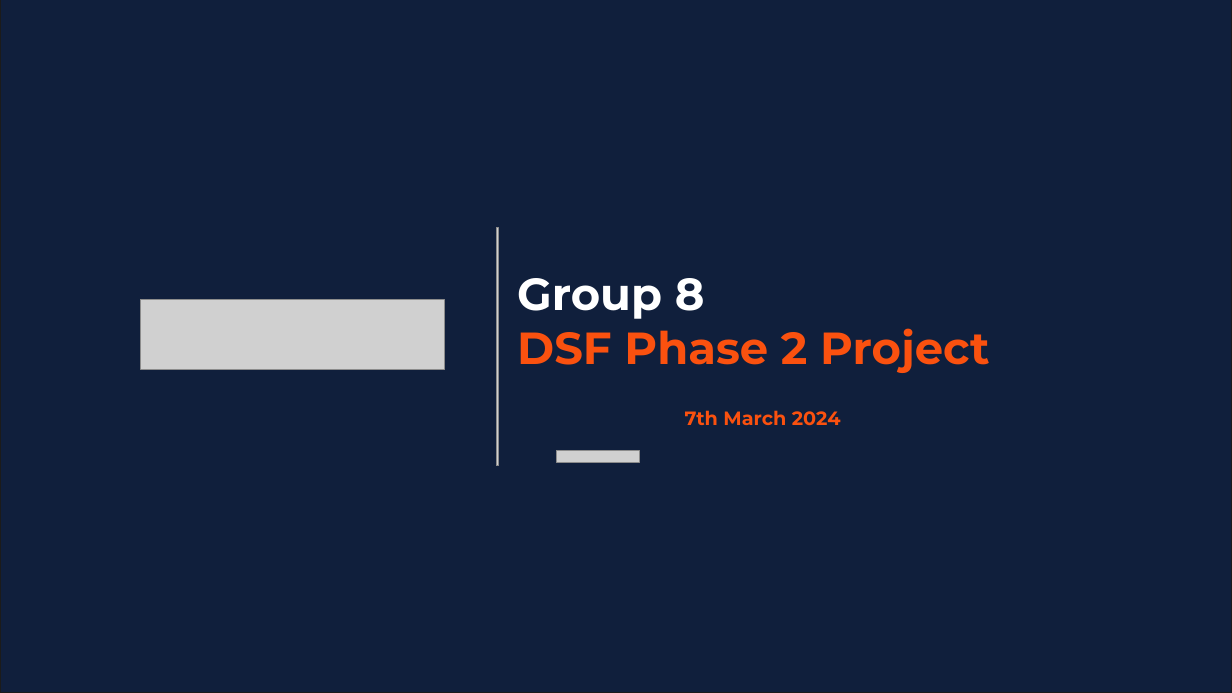
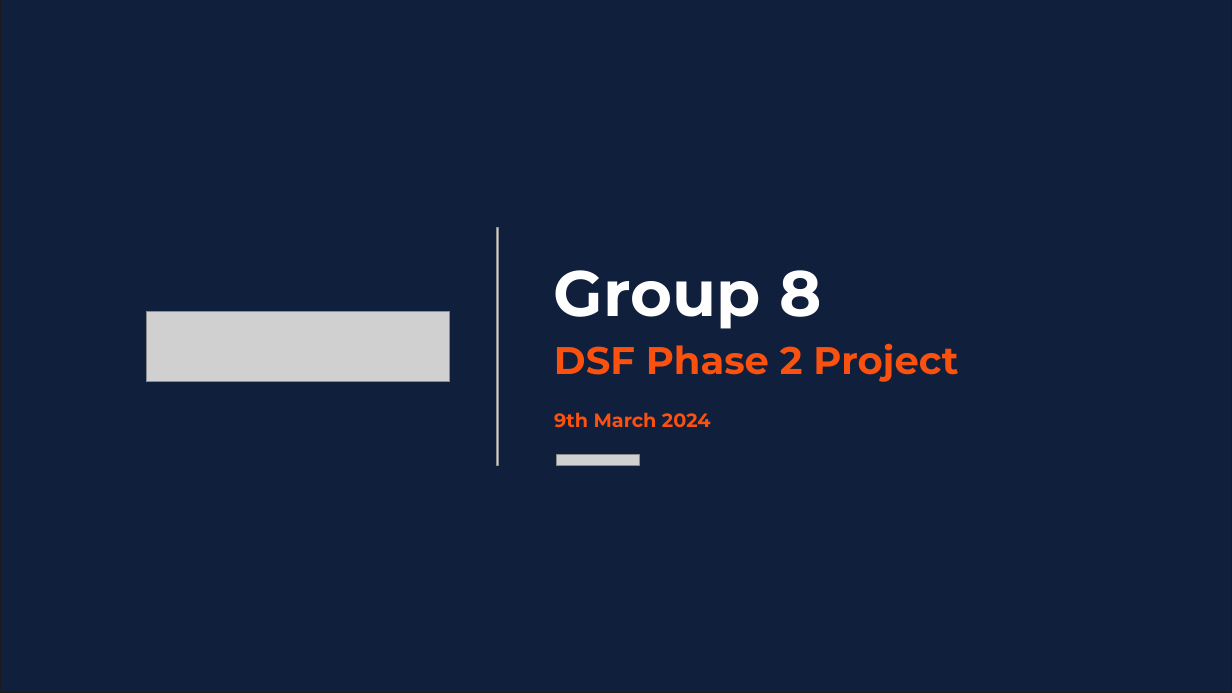
Before and after one commit to bryanmunene/phase_2_group_8_project, a slide deck: slide 1 of Final Group 8 Phase 2 Project_POWERPOINT_DSF PT6.pptx. Drawn at 1232x693 pixels with LibreOffice and Linux fonts; fonts in the diff are those of the drawing; grey boxes stand for pictures. Boxes give left, top, right and bottom in pixels: in the first picture for what was removed or moved away, otherwise in the second. Text is boxed around its words. In the diff, an @@ line names an element or a change of style, - is before the commit and + after.

```diff
--- a/Final Group 8 Phase 2 Project_POWERPOINT_DSF PT6.pptx
+++ b/Final Group 8 Phase 2 Project_POWERPOINT_DSF PT6.pptx
@@ text "Group 8": place and size @@
-text "Group 8" at (517, 278, 989, 373)
+text "Group 8" at (554, 270, 958, 382)
@@ text "Group 8" at (554, 270, 958, 382): size 35 to 50 pt in "Group 8"; size 35 to 30 pt in "DSF Phase 2 Project"; line spacing 1 to 1.15 @@
@@ picture: place and size @@
-picture at (140, 299, 445, 369)
+picture at (146, 311, 450, 381)
@@ text at (554, 412, 711, 428): text changed @@
-7th March 2024
+9th March 2024
@@ picture: place and size @@
-picture at (556, 451, 640, 462)
+picture at (556, 455, 640, 466)
```
Also in this commit, not shown: 10 other slides changed, 5 slides added, 3 slides removed, 2 other files.
